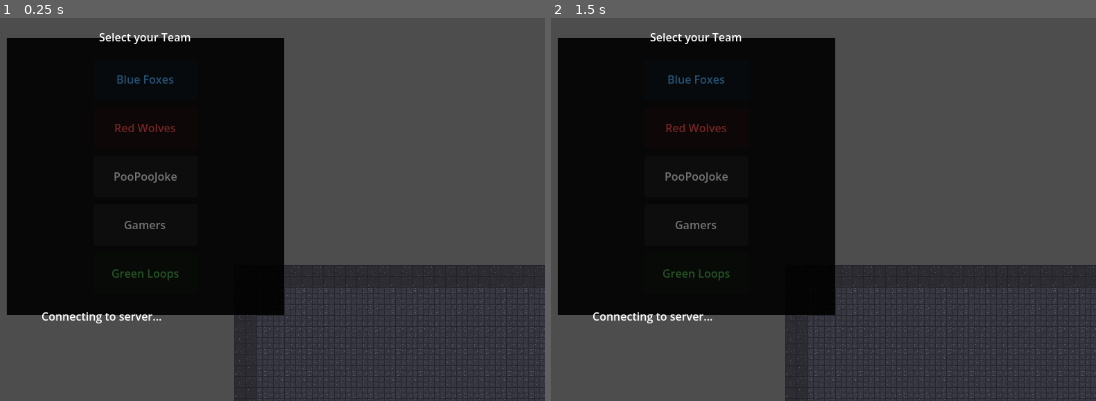
Above: before the commit, frames 1-2 (left to right).
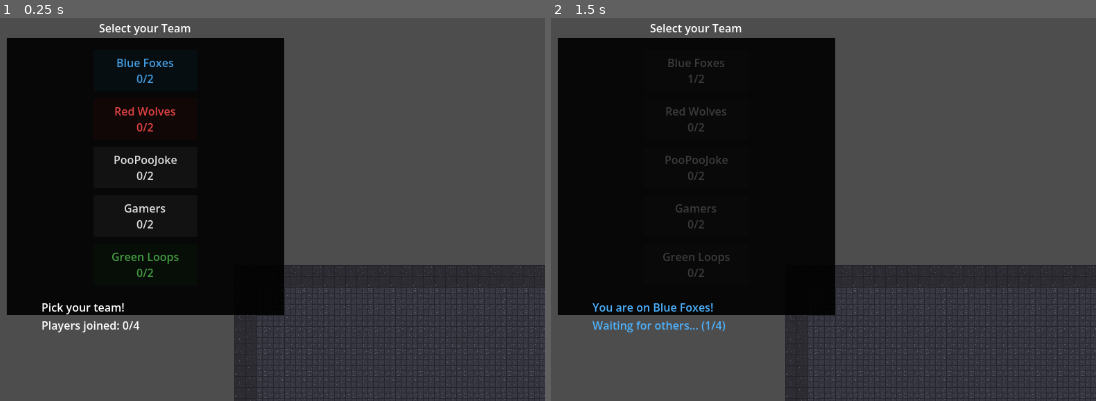
Above: after the commit, the same moments.

Repository: rgilpt/Dist_multiplayer
Game: Godot game, scene res://Scenes/Main.tscn
Two runs of this game, one before a commit and one after it. Both use one fixed random seed, a clock stepped at 60 frames per second and the inputs below. The engine's default icon, where the game draws it, is replaced by a stand-in: a white triangle on a blue panel in a dark square.
Inputs (mouse positions are in pixels of both pictures, inside the frame that each line leads up to):
- Up to frame 1 (0.25 s): no input
- Up to frame 2 (1.5 s): click (698, 71) at 0.5 s, where only the run after the commit has a clickable "Blue Foxes 0/2"; tap Enter at 1.25 s; move the mouse to (872, 155) at 1.27 s; press the mouse at (872, 155) at 1.28 s; hold D (p1_right) from 1.28 s (still down)

The runs differ from the first frame. In frame 1, 2.4% of the frame differs, in the area x 7-36%, y 1-83%; in frame 2, 2.2%.
Error before the commit: Invalid call. Nonexistent function 'get_connection_status' in base 'SceneMultiplayer'. (res://Scripts/team_select.gd:37)

Commit message:
fixing some connection issues p3

Diff:
--- a/Scripts/team_select.gd
+++ b/Scripts/team_select.gd
@@ -34,7 +34,8 @@
 	nm.discovery_status.connect(_on_discovery_status)
 	multiplayer.connected_to_server.connect(_on_connected_to_server)
 	# Signal may have already fired before TeamSelect was ready
-	if multiplayer.get_connection_status() == MultiplayerPeer.CONNECTION_CONNECTED:
+	var peer := multiplayer.multiplayer_peer
+	if peer != null and peer.get_connection_status() == MultiplayerPeer.CONNECTION_CONNECTED:
 		_on_connected_to_server()
 
 	update_ui()
@@ -135,7 +136,8 @@
 		btn.disabled = not enabled
 
 func _on_team_btn_pressed(team_id: int) -> void:
-	if multiplayer.get_connection_status() != MultiplayerPeer.CONNECTION_CONNECTED:
+	var peer := multiplayer.multiplayer_peer
+	if peer == null or peer.get_connection_status() != MultiplayerPeer.CONNECTION_CONNECTED:
 		return
 	nm.rpc_claim_team.rpc(team_id)
 
